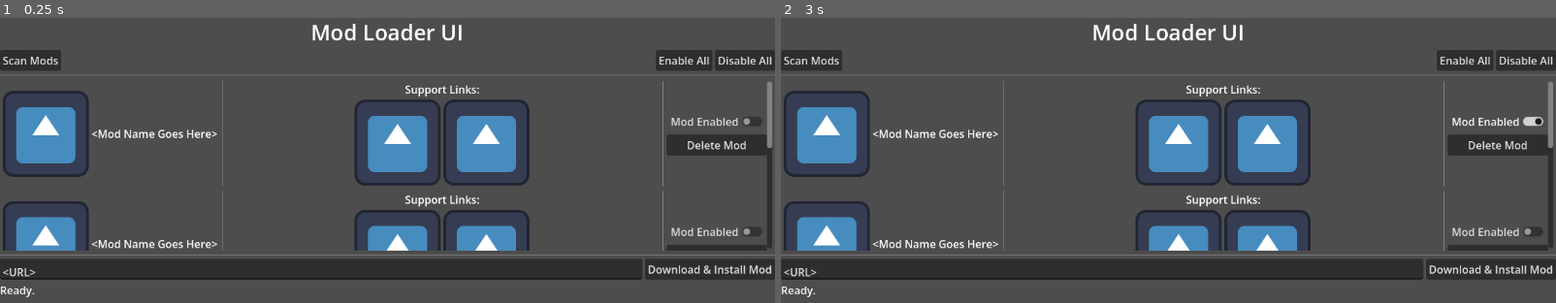
Above: before the commit, frames 1-2 (left to right).
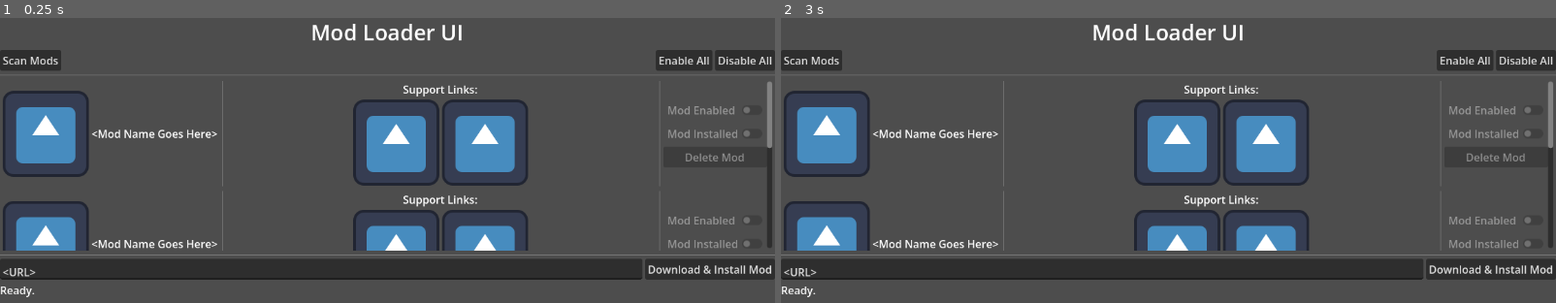
Above: after the commit, the same moments.

Repository: ScorpionInc/Godot-Mod-Loader
Game: Godot game, scene res://Scenes/ModUI.tscn
The game is run twice, just before and just after one commit, with the same random seed, the same clock (stepped at 60 frames per second) and the same inputs. The engine's default icon, where the game draws it, is replaced by a stand-in: a white triangle on a blue panel in a dark square.
Inputs (mouse positions are in pixels of both pictures, inside the frame that each line leads up to):
- Up to frame 1 (0.25 s): no input
- Up to frame 2 (3 s): click "Scan Mods" at 0.5 s; click "Enable All" at 1.25 s; click "Disable All" at 2 s; click (1494, 120) at 2.75 s, where only the run before the commit has a clickable "Mod Enabled"

The runs differ from the first frame. In frame 1, 3.0% of the frame differs, in the area x 45-99%, y 22-82%; in frame 2, 3.0%.

Commit message:
Update ModUIPanel.tscn

Diff:
--- a/Scenes/ModUIPanel.tscn
+++ b/Scenes/ModUIPanel.tscn
@@ -1,6 +1,74 @@
 [gd_scene format=3 uid="uid://b1q1xsbrakmrj"]
 
 [ext_resource type="Texture2D" uid="uid://bqalt0xw7ng5w" path="res://icon.svg" id="1_8yq7x"]
+
+[sub_resource type="GDScript" id="GDScript_8yq7x"]
+script/source = "extends Control
+
+@export var mod_enable_path    : String = \"\"
+@export var mod_install_path   : String = \"\"
+@export var mod_available_path : String = \"\"
+
+@onready var icon_texture_rect = $MarginContainer/ContentsContainer/AspectRatioContainer/IconTextureRect
+@onready var mod_name_label = $MarginContainer/ContentsContainer/ModNameLabel
+
+@onready var enable_check_btn = $MarginContainer/ContentsContainer/EndFlowContainer/ActionsVBoxContainer/EnableCheckButton
+@onready var install_check_btn = $MarginContainer/ContentsContainer/EndFlowContainer/ActionsVBoxContainer/InstallCheckButton
+@onready var delete_btn = $MarginContainer/ContentsContainer/EndFlowContainer/ActionsVBoxContainer/DeleteButton
+
+# Inherited function(s)/method(s)
+func _ready() -> void:
+	self.on_path_update()
+
+func is_mod_available() -> bool:
+	#!TODO
+	return false
+func is_mod_installed() -> bool:
+	#!TODO
+	return false
+func is_mod_enabled() -> bool:
+	#!TODO
+	return false
+
+func enable_action_btns() -> void:
+	# Enable button
+	if (self.is_mod_installed()):
+		self.enable_check_btn.tooltip_text = \"Enable or disable an installed Mod.\"
+		self.enable_check_btn.disabled = false
+	else:
+		self.enable_check_btn.tooltip_text = \"Mod is not installed and can't be enabled.\"
+		self.enable_check_btn.disabled = true
+
+	# Install button
+	if (self.is_mod_available()):
+		self.install_check_btn.tooltip_text = \"Install the Mod (Disabled)\"
+		self.install_check_btn.disabled = false
+	else:
+		self.install_check_btn.tooltip_text = \"Mod is not available to install.\"
+		self.install_check_btn.disabled = true
+
+	# Delete button
+	if (self.is_mod_available() or self.is_mod_installed() or self.is_mod_enabled()):
+		self.delete_btn.tooltip_text = \"Disable, uninstall, and delete mod.\"
+		self.delete_btn.disabled = false
+	else:
+		self.delete_btn.tooltip_text = \"Mod is not available. (How did you get here?)\"
+		self.delete_btn.disabled = true
+
+func disable_action_btns() -> void:
+	self.enable_check_btn.tooltip_text = \"Actions are disabled.\"
+	self.enable_check_btn.disabled = true
+
+	self.install_check_btn.tooltip_text = \"Actions are disabled.\"
+	self.install_check_btn.disabled = true
+
+	self.delete_btn.tooltip_text = \"Actions are disabled.\"
+	self.delete_btn.disabled = true
+
+func on_path_update() -> void:
+	#! TODO Icon(s) and Name also needs to possibly be updated.
+	self.enable_action_btns()
+"
 
 [node name="ModUIPanel" type="Control" unique_id=1720623482]
 custom_minimum_size = Vector2(256, 160)
@@ -11,6 +79,7 @@
 grow_horizontal = 2
 grow_vertical = 2
 size_flags_horizontal = 3
+script = SubResource("GDScript_8yq7x")
 
 [node name="MarginContainer" type="MarginContainer" parent="." unique_id=1291341707]
 layout_mode = 1
@@ -84,6 +153,10 @@
 layout_mode = 2
 text = "Mod Enabled"
 
+[node name="InstallCheckButton" type="CheckButton" parent="MarginContainer/ContentsContainer/EndFlowContainer/ActionsVBoxContainer" unique_id=1681898366]
+layout_mode = 2
+text = "Mod Installed"
+
 [node name="DeleteButton" type="Button" parent="MarginContainer/ContentsContainer/EndFlowContainer/ActionsVBoxContainer" unique_id=1727437547]
 layout_mode = 2
 text = "Delete Mod"
